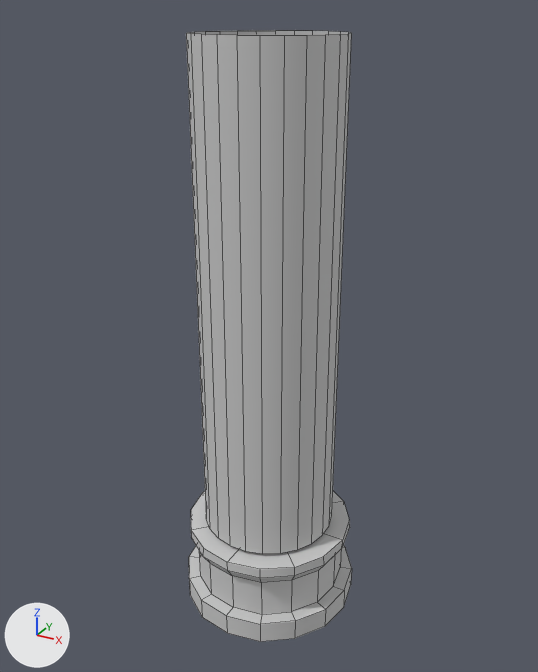
Before and after pictures for a commit that changed the FBX model Assets/Res/art/scenes/jg/mesh/jz/fb_prop_dazhuzi_01.FBX.
The view is the same before and after, from a 50 mm camera at (3.28, -5.98, 6.07) aimed at (-0.03, 0.04, 3.06). Lighting does not change. The marker at lower left points along +X, +Y and +Z. Mesh edges are drawn as thin lines. Where no turn or scale is listed for an object, it has been applied to the vertices.

In view in the first picture: 'mt_prop_dazhuzi_01'.
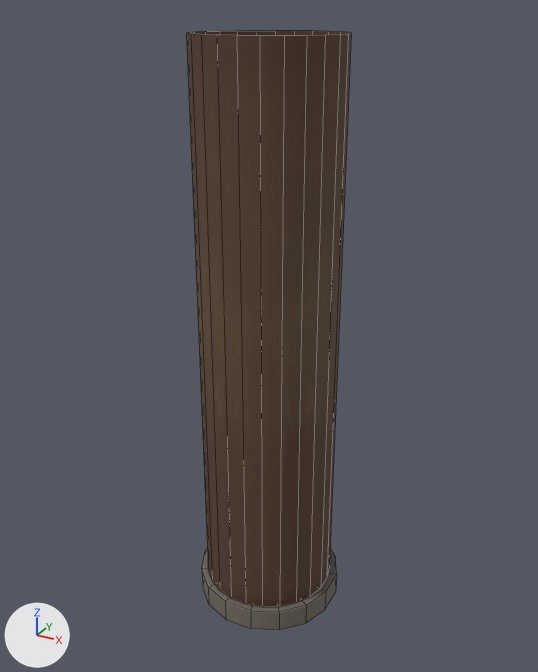
Boxes [x1, y1, x2, y2] around the edits, measured in the pictures (538 x 672 px; the box of a moved part takes in the faces that stretch with it):
'mt_prop_dazhuzi_01', reshaped, moved
    before: [186, 30, 352, 642]
    after: [186, 30, 352, 630]
part 1 of me_mesh, moved or reshaped
    before: [186, 30, 352, 554]
    after: [186, 30, 352, 607]
part 2 of me_mesh, added
    after: [202, 548, 337, 630]
part 3 of me_mesh, deleted
    before: [189, 491, 352, 642]

Edits to the bpy script that builds the scene:
```text
Add img_t2_fb_jz_zhuzi_01_d_tga:
    img_t2_fb_jz_zhuzi_01_d_tga = load_image('T2_fb_jz_zhuzi_01_d.tga', '../../texture/building/T2_fb_jz_zhuzi_01_d.tga', 1024, 1024, 'sRGB')
Add mat_material__0:
    mat_material__0 = principled_material('Material #0')
    mat_material__0.texture = img_t2_fb_jz_zhuzi_01_d_tga
    mat_material__0.roughness = 0.859
Change me_mesh:
    used by ob_mt_prop_dazhuzi_01; location = (0.0, 0.0, 0.01)
    remove me_mesh.from_pydata(...)  # 145 vertices, 112 faces; spans x -0.94..0.94, y -0.94..0.94, z 0.0..5.88
    remove me_mesh.materials.append(mat_ma_zhuzi)  # light grey #cacaca
    add me_mesh.from_pydata(...)  # 96 vertices, 56 faces; spans x -0.76..0.76, y -0.76..0.76, z -0.01..5.89
    me_mesh part 1: the loose piece of 48 vertices spanning x -0.7..0.69, y -0.69..0.69, z 0.94..5.88 is scaled about its middle by (1, 1, 1.14), then moved by (0.0, 0.0, -0.35), in mat_material__0 (picture img_t2_fb_jz_zhuzi_01_d_tga)
    me_mesh part 2: a new loose piece of 48 vertices spanning x -0.76..0.76, y -0.76..0.76, z -0.01..0.24, in mat_material__0 (picture img_t2_fb_jz_zhuzi_01_d_tga)
    me_mesh part 3
    97 vertices are removed from x -0.94..0.94, y -0.94..0.94, z 0.0..0.9
    88 faces are deleted
    add me_mesh.materials.append(mat_material__0)  # picture img_t2_fb_jz_zhuzi_01_d_tga
Change ob_mt_prop_dazhuzi_01:
    ob_mt_prop_dazhuzi_01.location: (0.0, 0.0, 0.01) -> (0.0, 0.0, 0.0)
```
